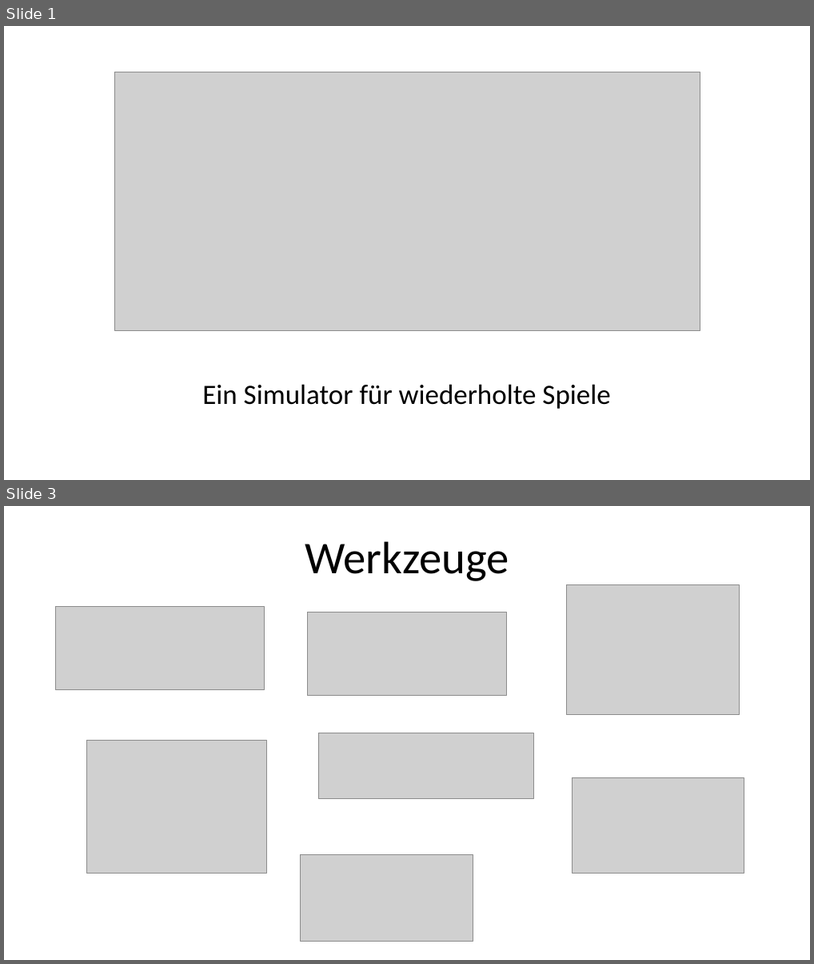
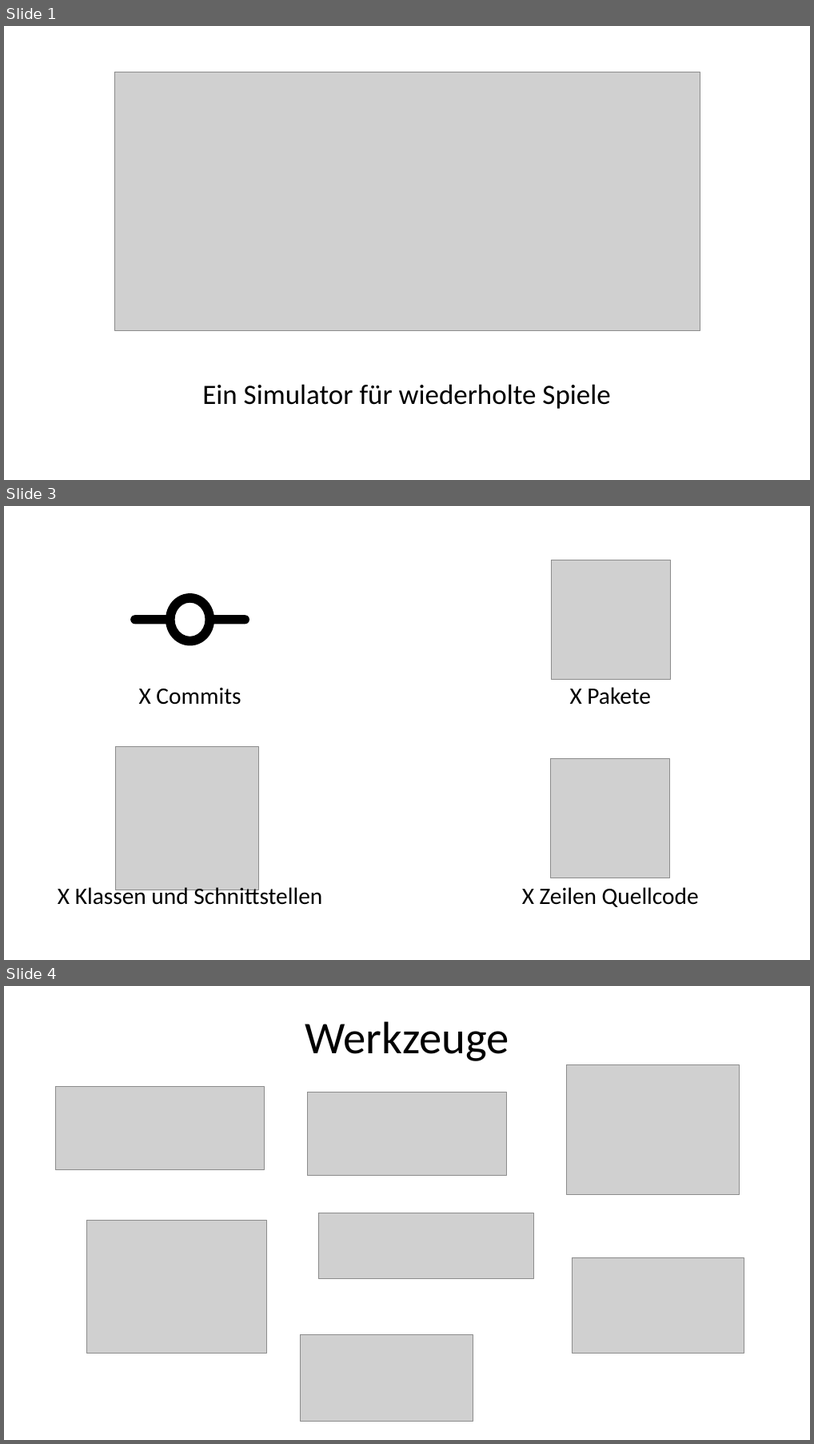
Before and after one commit to ChristianSchorr/repeated_games_pse, a slide deck: Dokumente/Implementierung/Präsentation/Präsentation.pptx. Shown one above the other, each under a label of ours: slides 1 and 3 before the commit, slides 1, 3 and 4 after it; the slides between them are not shown. The pictures are 814x964 and 814x1444 pixels, drawn with LibreOffice and Linux fonts; fonts in the diff are those of the drawing; grey boxes stand for pictures. Boxes give left, top, right and bottom in pixels: in the first picture for what was removed or moved away, otherwise in the second. Text is boxed around its words. In the diff, an @@ line names an element or a change of style, - is before the commit and + after.

```diff
--- a/Dokumente/Implementierung/Präsentation/Präsentation.pptx
+++ b/Dokumente/Implementierung/Präsentation/Präsentation.pptx
@@ slide 3 added at (x1=4, y1=506, x2=810, y2=960), background #FFFFFF @@
@@ picture added at (x1=551, y1=560, x2=670, y2=680) @@
@@ donut added at (x1=166, y1=593, x2=214, y2=646), fill #000000 @@
@@ rounded rectangle added at (x1=130, y1=615, x2=174, y2=624), fill #000000 @@
@@ rounded rectangle added at (x1=206, y1=615, x2=250, y2=624), fill #000000 @@
@@ text added at (x1=139, y1=688, x2=241, y2=704), 28 pt, text #000000 @@
+X Commits
@@ text added at (x1=570, y1=687, x2=651, y2=704), 28 pt, text #000000 @@
+X Pakete
@@ picture added at (x1=116, y1=747, x2=258, y2=889) @@
@@ picture added at (x1=551, y1=758, x2=670, y2=877) @@
@@ text added at (x1=58, y1=884, x2=322, y2=904), 28 pt, text #000000 @@
+X Klassen und Schnittstellen
@@ text added at (x1=522, y1=887, x2=699, y2=907), 28 pt, text #000000 @@
+X Zeilen Quellcode
@@ what was slide 3 is now slide 4 @@
```
Also in this commit, not shown: 1 slide changed, 2 slides removed.
